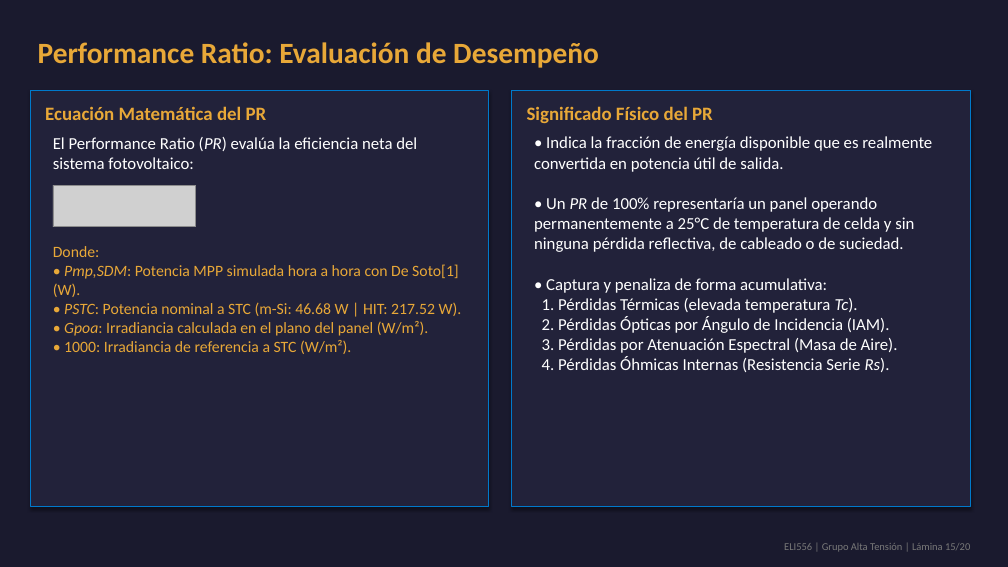
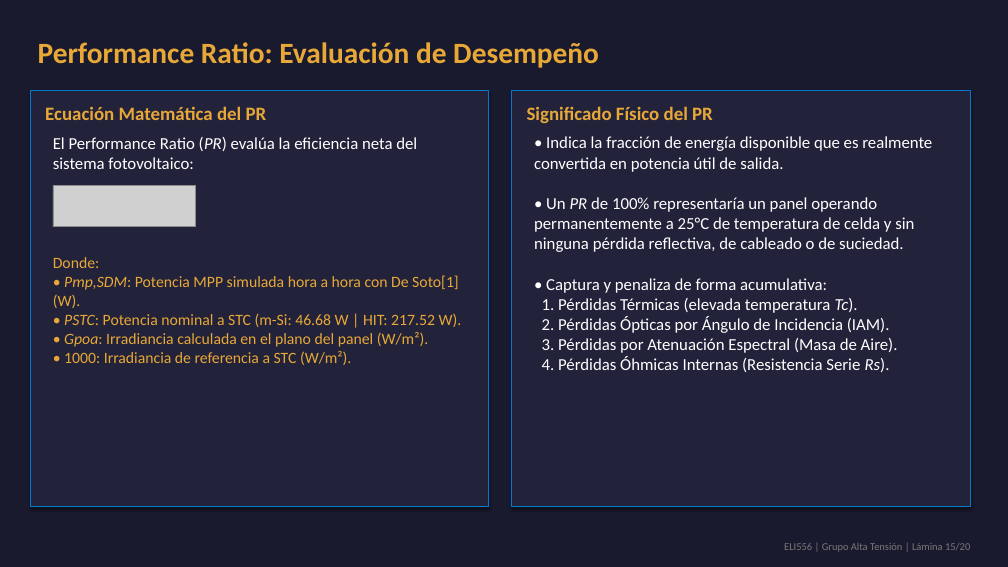
Before and after one commit to theChosen16/t2-paneles, a slide deck: slide 15 of output/Presentacion_Final_ELI556_Atacama.pptx. Drawn at 1008x567 pixels with LibreOffice and Linux fonts; fonts in the diff are those of the drawing; grey boxes stand for pictures. Boxes give left, top, right and bottom in pixels: in the first picture for what was removed or moved away, otherwise in the second. Text is boxed around its words. In the diff, an @@ line names an element or a change of style, - is before the commit and + after.

Commit message:
Optimize vertical spacing between equations/texts and remove Cover slide subtitle/citation

```diff
--- a/output/Presentacion_Final_ELI556_Atacama.pptx
+++ b/output/Presentacion_Final_ELI556_Atacama.pptx
@@ text "Donde:": place and size @@
-text "Donde:" at box(53, 246, 462, 354)
+text "Donde:" at box(53, 257, 462, 365)
```
Also in this commit, not shown: 7 other slides changed, 9 other files.
